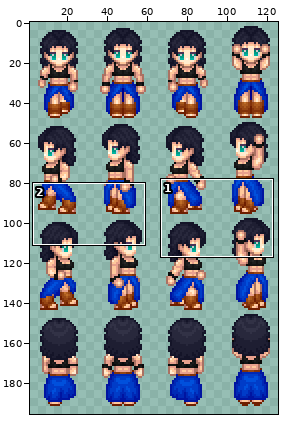
Edited in one commit: sprite sheet (img/characters/MV_FF13_Fang.png). The picture above shows the old version from afar; the outline marks the close-up.
Close-up. Before:
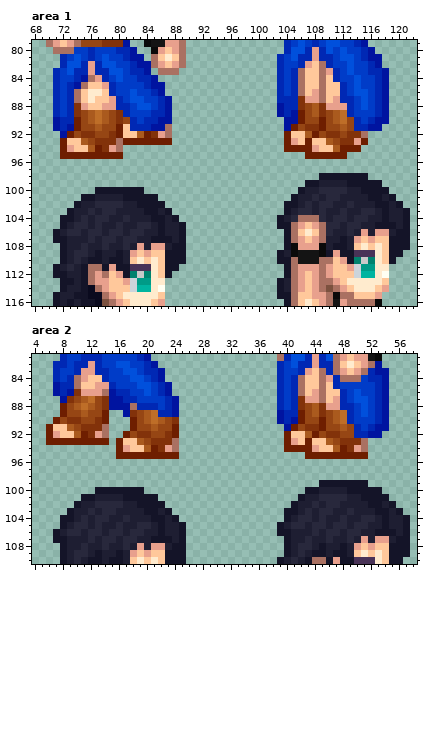
The file is 384x384 pixels. Shown: area 1: x 68..122, y 79..116; area 2: x 4..58, y 81..110. The wide view leaves out empty margins. The commit also changed other parts of the picture, which this record leaves out.
After:
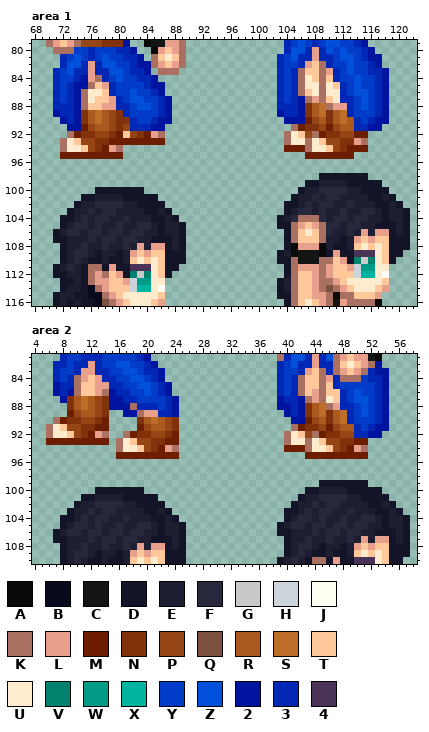
Palette (. is transparent): A #0a0a0a  B #0a0a1e  C #141414  D #141428  E #1e1e32  F #28283c  G #c9c9c9  H #ccd4db  J #fffff3  K #aa7162  L #e8a08d  M #6e1e00  N #82320a  P #964614  Q #7c513f  R #aa5a1e  S #be6e28  T #ffc89b  U #ffebce  V #00826e  W #009b87  X #00b4a0  Y #003cc8  Z #0050dc  2 #0014a0  3 #0028b4  4 #493357
Changes in this commit:
Area 1:
y 81: x 82 2 -> 3
y 84: x 76..77 KL -> LK; x 107 T -> U
y 85: x 75..76 KT -> 2K; x 107..108 TT -> UU; x 110 T -> U
y 86: x 74..75 KT -> 2K; x 108 L -> U; x 110..111 TT -> UU
y 87: x 74..75 KT -> 2K; x 104 3 -> Y; x 106..107 NL -> 2K; x 111 L -> U
y 88: x 72 Y -> 3; x 74..75 NL -> 2K; x 103 2 -> 3; x 106..107 NP -> 2N; x 109..110 NL -> SK
y 89: x 71..72 3Y -> 23; x 74..75 NP -> 2N; x 85 3 -> Y; x 105..107 2MP -> 32N; x 109..110 NP -> SN
y 90: x 71..72 23 -> .2; x 74..75 MP -> 2N; x 81 P -> N; x 84 3 -> Y; x 106..107 MP -> 2M; x 109..110 MP -> RN; x 113 P -> R
y 91: x 71..72 23 -> ..; x 74..75 MP -> 2M; x 78 P -> R; x 80..81 MT -> NP; x 87 K -> .; x 104..106 2MP -> .KM; x 109..110 MP -> PM; x 113 P -> R
y 92: x 72..74 2MP -> .KM; x 82..83 TR -> PN; x 85..87 NLK -> LK.; x 104..105 MT -> KU; x 107..109 RMP -> PKM; x 113..115 NNK -> PMM
y 93: x 72..73 MT -> KU; x 75 R -> P; x 79..80 NK -> MM; x 87 M -> .; x 104..108 MLTMT -> KUUKU; x 110 R -> P; x 115 M -> K
y 94: x 72..74 MLT -> KUU; x 76..78 RMN -> PNM; x 107..109 MLT -> KUU; x 111..112 RM -> PN; x 115 . -> M
y 95: x 113 . -> M
y 106: x 119..120 ED -> DE
y 107: x 106 L -> T; x 108 L -> T
y 108: x 87..88 ED -> DE
y 112..114: x 106 L -> T
Area 2:
y 84: x 13 T -> L; x 15 Y -> 3
y 85: x 16 Y -> 3
y 86: x 10..12 NLL -> KTT
y 87: x 10..12 PRS -> RSR; x 39..40 3Y -> 23; x 42..43 NL -> 2K; x 46..47 TL -> UT
y 88: x 8..9 MP -> .N; x 39..40 3Y -> 22; x 42..43 NP -> 2N; x 45..46 NL -> SK
y 89: x 8..9 MP -> .M; x 12 P -> R; x 14 M -> N; x 18..21 NPRS -> 2KLL; x 39..40 23 -> .2; x 42..43 MP -> 2N; x 45..46 NP -> SN
y 90: x 7..8 MP -> KM; x 18..19 MP -> .N; x 39..40 23 -> ..; x 42..43 MP -> 2M; x 45..46 MP -> RN
y 91: x 6..7 MT -> KU; x 9 R -> P; x 13..14 NK -> MM; x 18..19 MP -> .M; x 22 P -> R; x 24 M -> N; x 40..42 2MP -> .KM; x 45..46 MP -> PM; x 49 P -> R
y 92: x 6..8 MLT -> KUU; x 10..12 RMN -> PNM; x 17..18 MP -> KM; x 40..41 MT -> KU; x 43..45 RMP -> PKM
y 93: x 16..17 MT -> KU; x 19 R -> P; x 23..24 NK -> MM; x 40..44 MLTMT -> KUUKU; x 46 R -> P; x 50..51 NK -> MM
y 94: x 16..18 MLT -> KUU; x 20..22 RMN -> PNM; x 43..45 MLT -> KUU; x 47..49 RMN -> PNM
y 107: x 55..56 ED -> DE
y 108: x 23..24 ED -> DE
